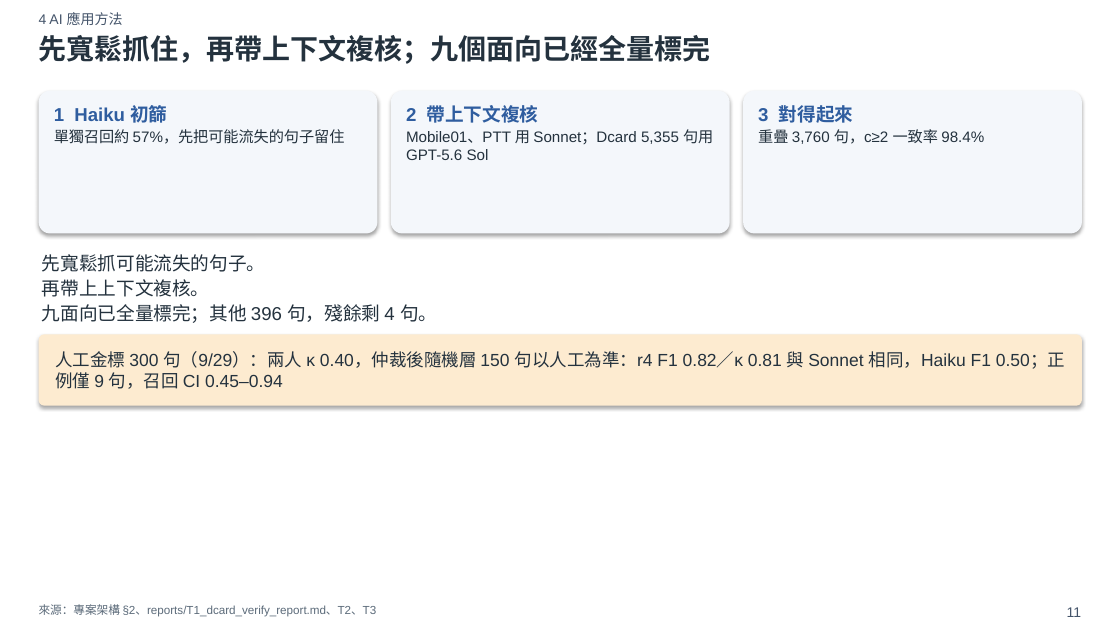
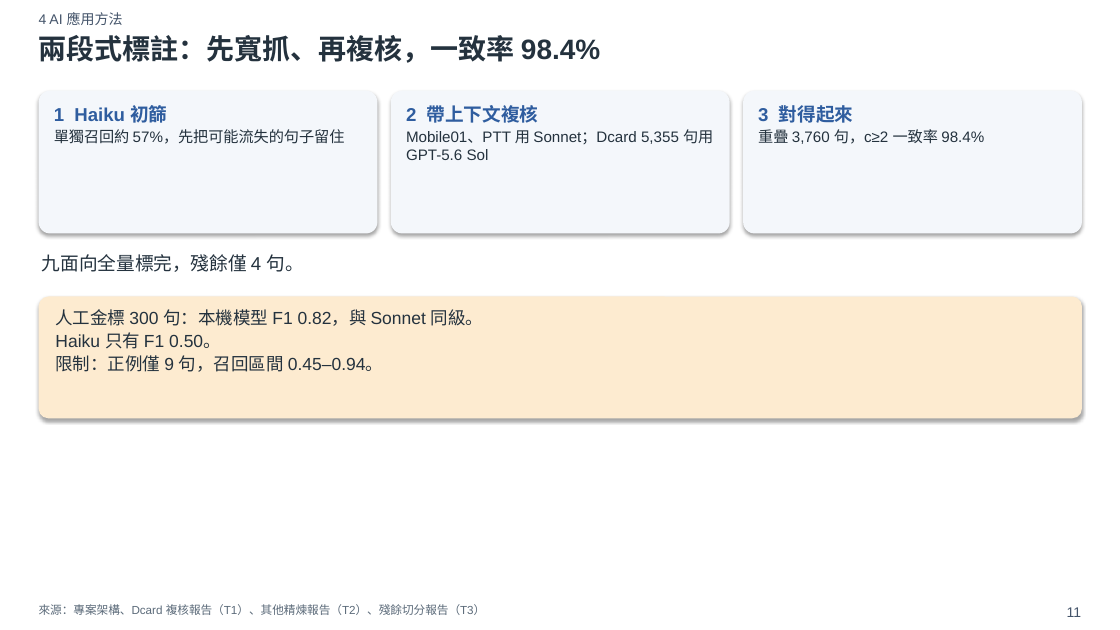
Before and after one commit to xxx789666/hotai-ai-hackathon-lexus, a slide deck: slide 11 of deck/初賽簡報_v0.pptx. Drawn at 1120x630 pixels with LibreOffice and Linux fonts; fonts in the diff are those of the drawing. Boxes give left, top, right and bottom in pixels: in the first picture for what was removed or moved away, otherwise in the second. Text is boxed around its words. In the diff, an @@ line names an element or a change of style, - is before the commit and + after.

```diff
--- a/deck/初賽簡報_v0.pptx
+++ b/deck/初賽簡報_v0.pptx
@@ text at <box>39,35,600,63</box>: text changed @@
-先寬鬆抓住，再帶上下文複核；九個面向已經全量標完
+兩段式標註：先寬抓、再複核，一致率 98.4%
@@ text at <box>42,254,304,272</box>: text changed @@
-先寬鬆抓可能流失的句子。
-再帶上上下文複核。
-九面向已全量標完；其他 396 句，殘餘剩 4 句。
+九面向全量標完，殘餘僅 4 句。
@@ rounded rectangle: place and size @@
-rounded rectangle at <box>39,334,1082,406</box>
+rounded rectangle at <box>39,297,1082,418</box>
@@ text "人工金標 300 句：本機模型 F1 0.82，與 ..." at <box>55,309,483,372</box>: vertical alignment middle to top @@
@@ text at <box>55,309,483,372</box>: text changed @@
-人工金標 300 句（9/29）：兩人 κ 0.40，仲裁後隨機層 150 句以人工為準：r4 F1 0.82／κ 0.81 與 Sonnet 相同，Haiku F1 0.50；正例僅 9 句，召回 CI 0.45–0.94
+人工金標 300 句：本機模型 F1 0.82，與 Sonnet 同級。
+Haiku 只有 F1 0.50。
+限制：正例僅 9 句，召回區間 0.45–0.94。
@@ text at <box>39,604,486,615</box>: text changed @@
-來源：專案架構 §2、reports/T1_dcard_verify_report.md、T2、T3
+來源：專案架構、Dcard 複核報告（T1）、其他精煉報告（T2）、殘餘切分報告（T3）
```
Also in this commit, not shown: 19 other slides changed, 2 slides added, 33 other files.
